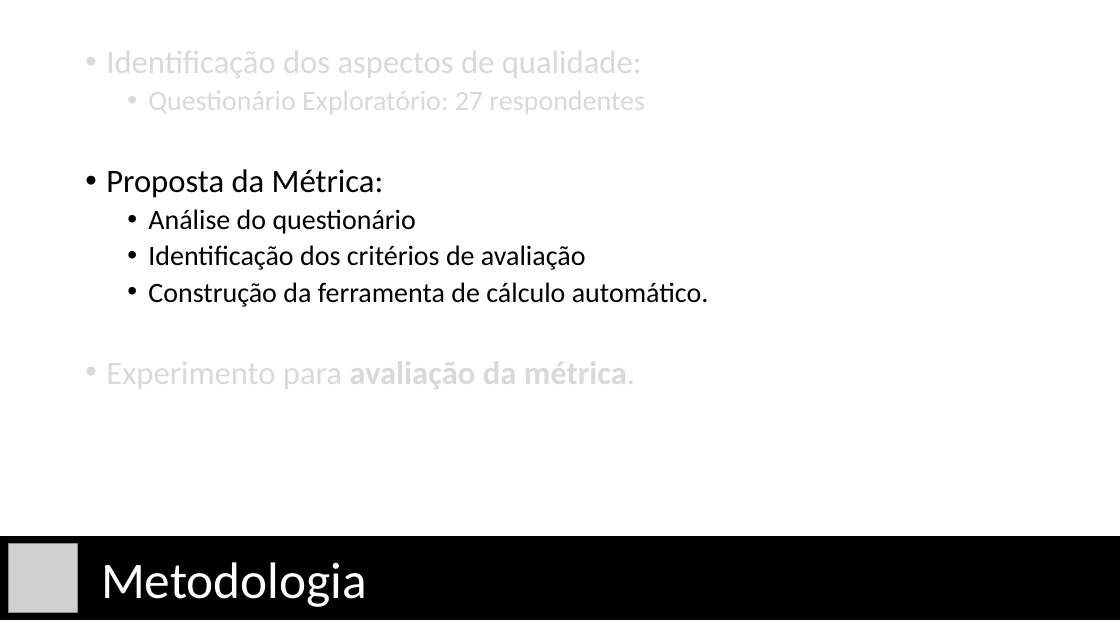
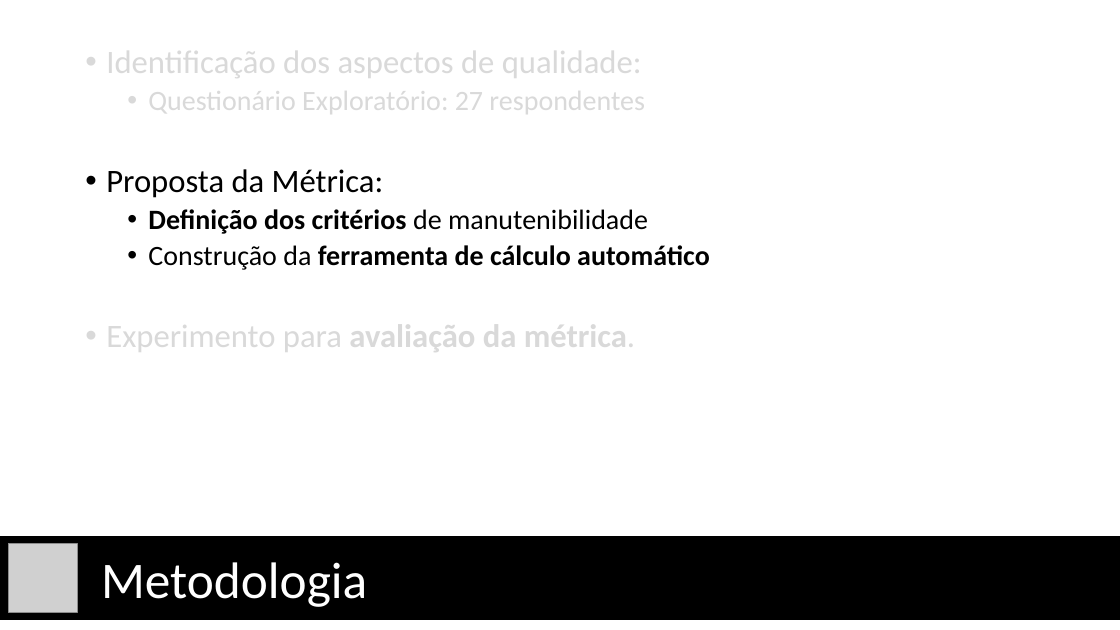
Before and after one commit to vcsalvador/TCC-I, a slide deck: slide 13 of Apresentação/Em Direção a uma Métrica de Qualidade e 2.pptx. Drawn at 1120x630 pixels with LibreOffice and Linux fonts; fonts in the diff are those of the drawing; grey boxes stand for pictures. Boxes give left, top, right and bottom in pixels: in the first picture for what was removed or moved away, otherwise in the second. Text is boxed around its words. In the diff, an @@ line names an element or a change of style, - is before the commit and + after.

```diff
--- a/Apresentação/Em Direção a uma Métrica de Qualidade e 2.pptx
+++ b/Apresentação/Em Direção a uma Métrica de Qualidade e 2.pptx
@@ text at (148,209,710,270): text changed; bold on @@
-  • Análise do questionário
-  • Identificação dos critérios de avaliação
-  • Construção da ferramenta de cálculo automático.
+  • Definição dos critérios de manutenibilidade
+  • Construção da ferramenta de cálculo automático
```
Also in this commit, not shown: 13 other slides changed, 3 slides added, 38 other files.
